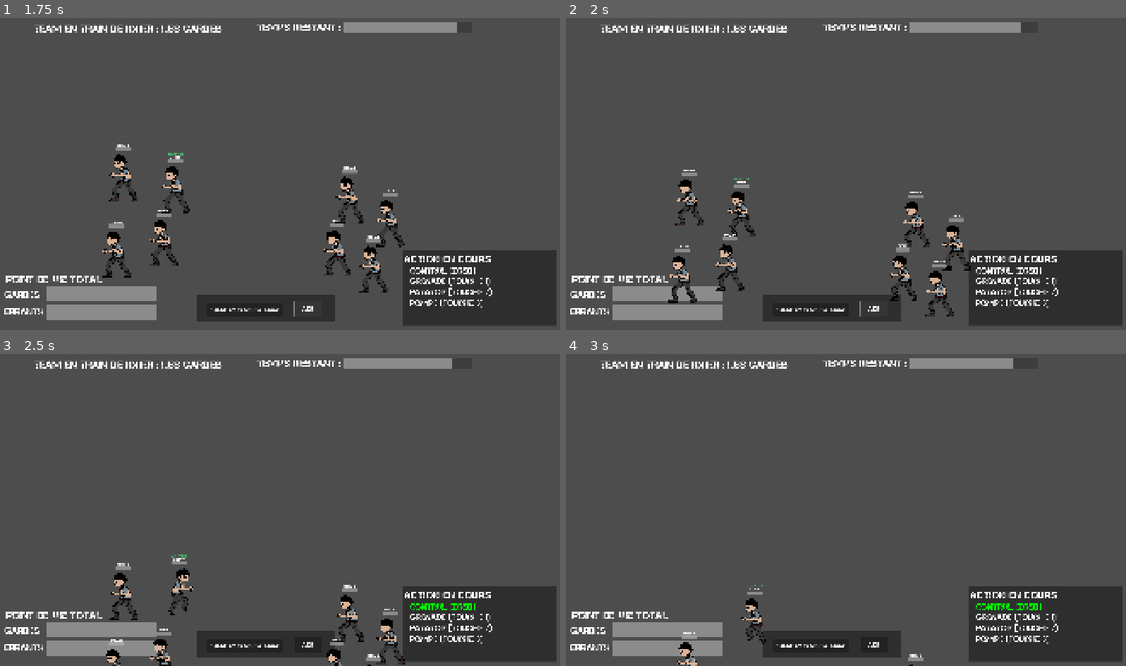
Above: before the commit, frames 1-4 (two rows, left to right).
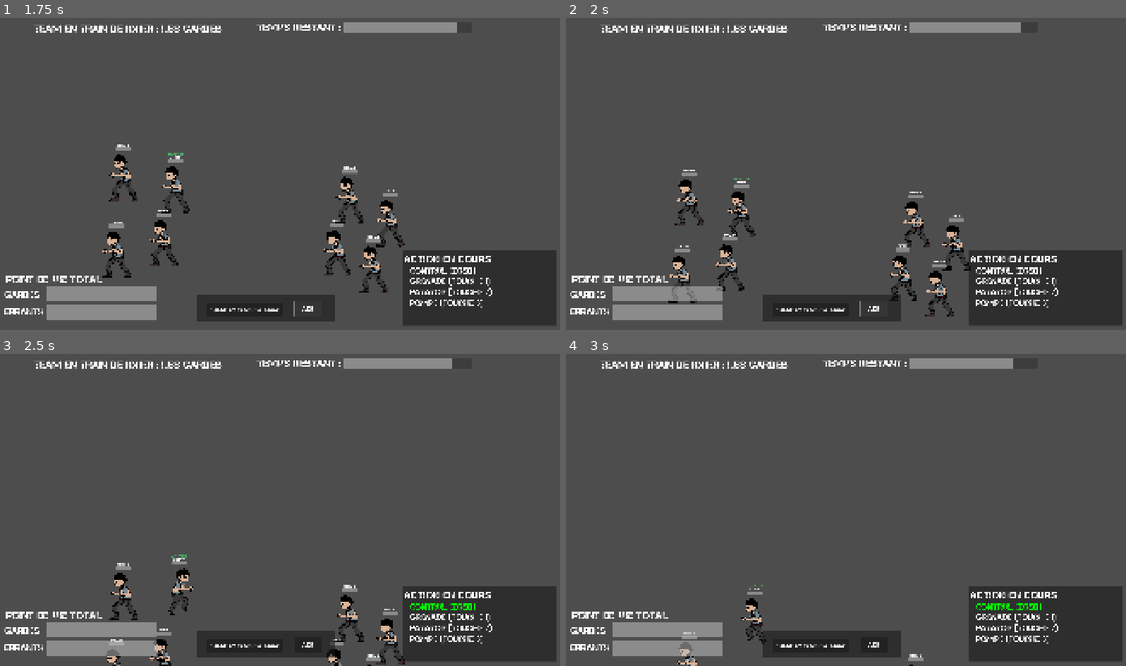
Above: after the commit, the same moments.

Repository: t0qen/baudo-game-jam-autumn
Game: Godot game, scene res://scenes/main.tscn
The game is run twice, just before and just after one commit, with the same random seed, the same clock (stepped at 60 frames per second) and the same inputs. The engine's default icon, where the game draws it, is replaced by a stand-in: a white triangle on a blue panel in a dark square. Sound files missing from this copy of the repository are replaced by a short silence.
Inputs (mouse positions are in pixels of both pictures, inside the frame that each line leads up to):
- Up to frame 1 (1.75 s): click "FOCUS MOB SELECTIONNE" at 0.5 s; click "AIDE" at 1.25 s
- Up to frame 2 (2 s): no input
- Up to frame 3 (2.5 s): move the mouse to (403, 491) at 2.02 s; hold D (right) from 2.03 s (still down); hold Down (camera_down) from 2.03 s (still down); tap Space (jump) at 2.27 s; tap Left (camera_left) at 2.3 s
- Up to frame 4 (3 s): tap Space (jump) at 2.57 s; move the mouse to (728, 522) at 2.77 s; release D (right) at 2.78 s; release Down (camera_down) at 2.78 s; hold A (left) from 2.78 s (still down); tap Left (camera_left) at 2.85 s

Frame 1 is identical in both runs. In frame 2, 0.1% of the frame differs, in the area x 18-28%, y 85-91%; in frame 3, less than 0.1%; in frame 4, less than 0.1%.
Error after the commit: Parse Error: Expected indented block after function declaration. (res://scripts/camera_2d.gd:15)

Commit message:
gregegegergerqgqergergrgqegqrg

Diff:
--- a/scenes/main.tscn
+++ b/scenes/main.tscn
@@ -6,6 +6,7 @@
 [ext_resource type="PackedScene" uid="uid://dwi1lisxq6bq" path="res://scenes/team_gardes.tscn" id="3_tbgi4"]
 [ext_resource type="PackedScene" uid="uid://b2et76gt1x6je" path="res://scenes/errants.tscn" id="3_tefeu"]
 [ext_resource type="PackedScene" uid="uid://0i16f2ggsc6b" path="res://scenes/gardes.tscn" id="5_o6xl0"]
+[ext_resource type="Script" uid="uid://22ku8sqquovf" path="res://scripts/camera_2d.gd" id="7_o6xl0"]
 
 [sub_resource type="WorldBoundaryShape2D" id="WorldBoundaryShape2D_tipki"]
 distance = -984.0
@@ -46,7 +47,51 @@
 [node name="CollisionShape2D" type="CollisionShape2D" parent="StaticBody2D"]
 shape = SubResource("WorldBoundaryShape2D_tipki")
 
-[node name="UI" type="Control" parent="."]
+[node name="team_container" type="Node2D" parent="."]
+
+[node name="team_errants" parent="team_container" instance=ExtResource("2_jyhfs")]
+
+[node name="errants" parent="team_container/team_errants" instance=ExtResource("3_tefeu")]
+position = Vector2(-1746, -1148)
+jump_force = 1400
+
+[node name="errants2" parent="team_container/team_errants" instance=ExtResource("3_tefeu")]
+position = Vector2(-2746, -46)
+jump_force = 1400
+
+[node name="errants3" parent="team_container/team_errants" instance=ExtResource("3_tefeu")]
+position = Vector2(-1946, -238)
+jump_force = 1400
+
+[node name="errants4" parent="team_container/team_errants" instance=ExtResource("3_tefeu")]
+position = Vector2(-2625, -1344)
+jump_force = 1400
+
+[node name="team_gardes" parent="team_container" instance=ExtResource("3_tbgi4")]
+
+[node name="gardes" parent="team_container/team_gardes" instance=ExtResource("5_o6xl0")]
+position = Vector2(1226, -968)
+jump_force = 1400
+
+[node name="gardes2" parent="team_container/team_gardes" instance=ExtResource("5_o6xl0")]
+position = Vector2(1908, -577)
+jump_force = 1400
+
+[node name="gardes3" parent="team_container/team_gardes" instance=ExtResource("5_o6xl0")]
+position = Vector2(1627, 209)
+jump_force = 1400
+
+[node name="gardes4" parent="team_container/team_gardes" instance=ExtResource("5_o6xl0")]
+position = Vector2(1006, -63)
+jump_force = 1400
+
+[node name="Camera2D" type="Camera2D" parent="."]
+zoom = Vector2(0.2, 0.2)
+script = ExtResource("7_o6xl0")
+deplacementenpx = null
+zoomenpx = null
+
+[node name="UI" type="Control" parent="Camera2D"]
 layout_mode = 3
 anchors_preset = 0
 offset_left = -4798.0
@@ -54,7 +99,7 @@
 offset_right = 4786.0
 offset_bottom = 2688.0
 
-[node name="ProgressBar" type="ProgressBar" parent="UI"]
+[node name="ProgressBar" type="ProgressBar" parent="Camera2D/UI"]
 layout_mode = 0
 offset_left = 5929.0
 offset_top = 164.0
@@ -62,7 +107,7 @@
 offset_bottom = 351.0
 show_percentage = false
 
-[node name="gardes" type="ProgressBar" parent="UI"]
+[node name="gardes" type="ProgressBar" parent="Camera2D/UI"]
 layout_mode = 0
 offset_left = 852.0
 offset_top = 4666.0
@@ -70,7 +115,7 @@
 offset_bottom = 4900.0
 show_percentage = false
 
-[node name="errants" type="ProgressBar" parent="UI"]
+[node name="errants" type="ProgressBar" parent="Camera2D/UI"]
 layout_mode = 0
 offset_left = 860.0
 offset_top = 4967.0
@@ -78,7 +123,7 @@
 offset_bottom = 5242.0
 show_percentage = false
 
-[node name="Label" type="Label" parent="UI"]
+[node name="Label" type="Label" parent="Camera2D/UI"]
 layout_mode = 0
 offset_left = 644.0
 offset_top = 180.0
@@ -87,7 +132,7 @@
 text = "équipe en train de jouer :"
 label_settings = SubResource("LabelSettings_o6xl0")
 
-[node name="Label3" type="Label" parent="UI"]
+[node name="Label3" type="Label" parent="Camera2D/UI"]
 layout_mode = 0
 offset_left = 178.0
 offset_top = 4439.0
@@ -96,7 +141,7 @@
 text = "POINT DE VIE TOTAL"
 label_settings = SubResource("LabelSettings_tipki")
 
-[node name="Label4" type="Label" parent="UI"]
+[node name="Label4" type="Label" parent="Camera2D/UI"]
 layout_mode = 0
 offset_left = 154.0
 offset_top = 4708.0
@@ -105,7 +150,7 @@
 text = "GARDES"
 label_settings = SubResource("LabelSettings_ya4ey")
 
-[node name="Label5" type="Label" parent="UI"]
+[node name="Label5" type="Label" parent="Camera2D/UI"]
 layout_mode = 0
 offset_left = 138.0
 offset_top = 5001.0
@@ -114,7 +159,7 @@
 text = "ERRANTS"
 label_settings = SubResource("LabelSettings_eb6dy")
 
-[node name="Label2" type="Label" parent="UI"]
+[node name="Label2" type="Label" parent="Camera2D/UI"]
 layout_mode = 0
 offset_left = 4438.0
 offset_top = 154.0
@@ -123,14 +168,14 @@
 text = "TEMPS RESTANT :"
 label_settings = SubResource("LabelSettings_tefeu")
 
-[node name="armes" type="Panel" parent="UI"]
+[node name="armes" type="Panel" parent="Camera2D/UI"]
 layout_mode = 0
 offset_left = 6914.0
 offset_top = 4062.0
 offset_right = 9533.0
 offset_bottom = 5329.0
 
-[node name="Label4" type="Label" parent="UI/armes"]
+[node name="Label4" type="Label" parent="Camera2D/UI/armes"]
 layout_mode = 0
 offset_left = 27.0
 offset_top = 33.0
@@ -139,7 +184,7 @@
 text = "ACTION EN COURS"
 label_settings = SubResource("LabelSettings_85g3d")
 
-[node name="pompe" type="Label" parent="UI/armes"]
+[node name="pompe" type="Label" parent="Camera2D/UI/armes"]
 layout_mode = 0
 offset_left = 128.0
 offset_top = 800.0
@@ -148,7 +193,7 @@
 text = "POMPE (TOUCHE 3)"
 label_settings = SubResource("LabelSettings_choun")
 
-[node name="control" type="Label" parent="UI/armes"]
+[node name="control" type="Label" parent="Camera2D/UI/armes"]
 layout_mode = 0
 offset_left = 128.0
 offset_top = 250.0
@@ -157,7 +202,7 @@
 text = "CONTROL (ZQSD)"
 label_settings = SubResource("LabelSettings_choun")
 
-[node name="patator" type="Label" parent="UI/armes"]
+[node name="patator" type="Label" parent="Camera2D/UI/armes"]
 layout_mode = 0
 offset_left = 128.0
 offset_top = 611.0
@@ -166,7 +211,7 @@
 text = "PAtATOR (TOUCHE 2)"
 label_settings = SubResource("LabelSettings_choun")
 
-[node name="grenade" type="Label" parent="UI/armes"]
+[node name="grenade" type="Label" parent="Camera2D/UI/armes"]
 layout_mode = 0
 offset_left = 134.0
 offset_top = 427.0
@@ -175,14 +220,14 @@
 text = "GRENADE (TOUCHE !)"
 label_settings = SubResource("LabelSettings_choun")
 
-[node name="menu" type="Panel" parent="UI"]
+[node name="menu" type="Panel" parent="Camera2D/UI"]
 layout_mode = 0
 offset_left = 3428.0
 offset_top = 4795.0
 offset_right = 5766.0
 offset_bottom = 5268.0
 
-[node name="focus" type="Button" parent="UI/menu"]
+[node name="focus" type="Button" parent="Camera2D/UI/menu"]
 layout_mode = 0
 offset_left = 163.0
 offset_top = 138.0
@@ -192,7 +237,7 @@
 theme_override_font_sizes/font_size = 100
 text = "FOCUS MOB SELECTIONNE"
 
-[node name="focus2" type="Button" parent="UI/menu"]
+[node name="focus2" type="Button" parent="Camera2D/UI/menu"]
 layout_mode = 0
 offset_left = 1645.0
 offset_top = 129.0
@@ -203,47 +248,6 @@
 text = "AIDE
 "
 
-[node name="team_container" type="Node2D" parent="."]
-
-[node name="team_errants" parent="team_container" instance=ExtResource("2_jyhfs")]
-
-[node name="errants" parent="team_container/team_errants" instance=ExtResource("3_tefeu")]
-position = Vector2(-1746, -1148)
-jump_force = 1400
-
-[node name="errants2" parent="team_container/team_errants" instance=ExtResource("3_tefeu")]
-position = Vector2(-2746, -46)
-jump_force = 1400
-
-[node name="errants3" parent="team_container/team_errants" instance=ExtResource("3_tefeu")]
-position = Vector2(-1946, -238)
-jump_force = 1400
-
-[node name="errants4" parent="team_container/team_errants" instance=ExtResource("3_tefeu")]
-position = Vector2(-2625, -1344)
-jump_force = 1400
-
-[node name="team_gardes" parent="team_container" instance=ExtResource("3_tbgi4")]
-
-[node name="gardes" parent="team_container/team_gardes" instance=ExtResource("5_o6xl0")]
-position = Vector2(1226, -968)
-jump_force = 1400
-
-[node name="gardes2" parent="team_container/team_gardes" instance=ExtResource("5_o6xl0")]
-position = Vector2(1908, -577)
-jump_force = 1400
-
-[node name="gardes3" parent="team_container/team_gardes" instance=ExtResource("5_o6xl0")]
-position = Vector2(1627, 209)
-jump_force = 1400
-
-[node name="gardes4" parent="team_container/team_gardes" instance=ExtResource("5_o6xl0")]
-position = Vector2(1006, -63)
-jump_force = 1400
-
-[node name="Camera2D" type="Camera2D" parent="."]
-zoom = Vector2(0.2, 0.2)
-
 [node name="partie" type="Timer" parent="."]
 wait_time = 15.0
 
--- a/scripts/camera_2d.gd
+++ b/scripts/camera_2d.gd
@@ -3,45 +3,56 @@
 @export var deplacementenpx : float = 25
 @export var zoomenpx : float = 0.01
 
-var camerazoomx : float = 0.2
-var camerazoomy : float = 0.2
+var base_zoom : Vector2 = Vector2(0.2, 0.2)
+var current_zoom : Vector2
 var cameraoffsetx : float = 0
 var cameraoffsety : float = 0
 var cameraglobal : Vector2 = Vector2(0, 0)
 
 func _ready() -> void:
-	focus()
+	pass
+	#focus()
+func reset_zoom():
 
-func _physics_process(delta: float) -> void:
-	if Input.is_action_pressed("camera_right"):
-		self.offset.x += deplacementenpx
-		update()
-	if Input.is_action_pressed("camera_left"):
-		self.offset.x -= deplacementenpx
-		update()
-	if Input.is_action_pressed("camera_down"):
-		self.offset.y += deplacementenpx
-		update()
-	if Input.is_action_pressed("camera_up"):
-		self.offset.y -= deplacementenpx
-		update()
-	if Input.is_action_pressed("camera_zoom_up"):
-		self.zoom.x += zoomenpx
-		self.zoom.y += zoomenpx
-		update()
-	if Input.is_action_pressed("camera_zoom_down"):
-		self.zoom.x -= zoomenpx
-		self.zoom.y -= zoomenpx
-		update()
 
-func update():
-	cameraoffsetx = self.offset.x
-	camerazoomy = self.offset.y
-	camerazoomx = self.zoom.x
-	camerazoomy = self.zoom.y
+
 
 func focus():
-	self.global_position = BiduleManager.get_mob_position()
-	self.zoom.x = 0.2
-	self.zoom.y = 0.2
-	update()
+	global_position = BiduleManager.get_mob_position()
+	reset_
+
+func _process(delta: float) -> void:
+
+#func _physics_process(delta: float) -> void:
+	#if Input.is_action_pressed("camera_right"):
+		#self.offset.x += deplacementenpx
+		#update()
+	#if Input.is_action_pressed("camera_left"):
+		#self.offset.x -= deplacementenpx
+		#update()
+	#if Input.is_action_pressed("camera_down"):
+		#self.offset.y += deplacementenpx
+		#update()
+	#if Input.is_action_pressed("camera_up"):
+		#self.offset.y -= deplacementenpx
+		#update()
+	#if Input.is_action_pressed("camera_zoom_up"):
+		#self.zoom.x += zoomenpx
+		#self.zoom.y += zoomenpx
+		#update()
+	#if Input.is_action_pressed("camera_zoom_down"):
+		#self.zoom.x -= zoomenpx
+		#self.zoom.y -= zoomenpx
+		#update()
+#
+#func update():
+	#cameraoffsetx = self.offset.x
+	#camerazoomy = self.offset.y
+	#camerazoomx = self.zoom.x
+	#camerazoomy = self.zoom.y
+#
+#func focus():
+	#self.global_position = BiduleManager.get_mob_position()
+	#self.zoom.x = 0.2
+	#self.zoom.y = 0.2
+	#update()
--- a/scripts/main.gd
+++ b/scripts/main.gd
@@ -41,45 +41,45 @@
 
 func update_mob_action(action):
 	print("update action 2")
-	$UI/armes/pompe.modulate = Color("white")
-	$UI/armes/control.modulate = Color("white")
-	$UI/armes/patator.modulate = Color("white")
-	$UI/armes/grenade.modulate = Color("white")
+	$Camera2D/UI/armes/pompe.modulate = Color("white")
+	$Camera2D/UI/armes/control.modulate = Color("white")
+	$Camera2D/UI/armes/patator.modulate = Color("white")
+	$Camera2D/UI/armes/grenade.modulate = Color("white")
 
 	match action:
 		"pompe":
-			$UI/armes/pompe.modulate = Color("green")
+			$Camera2D/UI/armes/pompe.modulate = Color("green")
 		"control":
-			$UI/armes/control.modulate = Color("green")
+			$Camera2D/UI/armes/control.modulate = Color("green")
 		"patator":
-			$UI/armes/patator.modulate = Color("green")
+			$Camera2D/UI/armes/patator.modulate = Color("green")
 		"grenade":
-			$UI/armes/grenade.modulate = Color("green")
+			$Camera2D/UI/armes/grenade.modulate = Color("green")
 
 
 
 func update_partie_duree_pb():
-	$UI/ProgressBar.value = $partie.time_left
+	$Camera2D/UI/ProgressBar.value = $partie.time_left
 
 func initialize_ui():
-	$UI/ProgressBar.max_value = current_timer_time
-	$UI/ProgressBar.value = $UI/ProgressBar.max_value
-	$UI/Label.text = "TEAM EN TRAIN DE JOUER : LES GARDES"
+	$Camera2D/UI/ProgressBar.max_value = current_timer_time
+	$Camera2D/UI/ProgressBar.value = $Camera2D/UI/ProgressBar.max_value
+	$Camera2D/UI/Label.text = "TEAM EN TRAIN DE JOUER : LES GARDES"
 
-	$UI/gardes.max_value = VarBidules.base_life * VarBidules.nbr_gardes
-	$UI/gardes.value = $UI/gardes.max_value
-	$UI/errants.max_value = VarBidules.base_life * VarBidules.nbr_errants
-	$UI/errants.value = $UI/errants.max_value
+	$Camera2D/UI/gardes.max_value = VarBidules.base_life * VarBidules.nbr_gardes
+	$Camera2D/UI/gardes.value = $Camera2D/UI/gardes.max_value
+	$Camera2D/UI/errants.max_value = VarBidules.base_life * VarBidules.nbr_errants
+	$Camera2D/UI/errants.value = $Camera2D/UI/errants.max_value
 
 func update_total_life_pb():
 	var total_life_gardes : int
 	for i in $team_container/team_gardes.get_children():
 		total_life_gardes = total_life_gardes + i.current_life
-	$UI/gardes.value = total_life_gardes
+	$Camera2D/UI/gardes.value = total_life_gardes
 	var total_life_errants : int
 	for i in $team_container/team_errants.get_children():
 		total_life_errants = total_life_errants + i.current_life
-	$UI/errants.value = total_life_errants
+	$Camera2D/UI/errants.value = total_life_errants
 
 func _process(delta: float) -> void:
 	update_partie_duree_pb()
@@ -130,10 +130,10 @@
 func change_playing_team(): # quelle team joue
 	if current_playing_team == TEAM.A:
 		current_playing_team = TEAM.B
-		$UI/Label.text = "TEAM EN TRAIN DE JOUER : LES ERRANTS"
+		$Camera2D/UI/Label.text = "TEAM EN TRAIN DE JOUER : LES ERRANTS"
 	else:
 		current_playing_team = TEAM.A
-		$UI/Label.text = "TEAM EN TRAIN : LES GARDES"
+		$Camera2D/UI/Label.text = "TEAM EN TRAIN : LES GARDES"
 
 func select_mob(): # on regarde quel bidule doit jouer
 	update_mob_array()
Not shown: 1 places in scenes/main.tscn that only renumber resources
